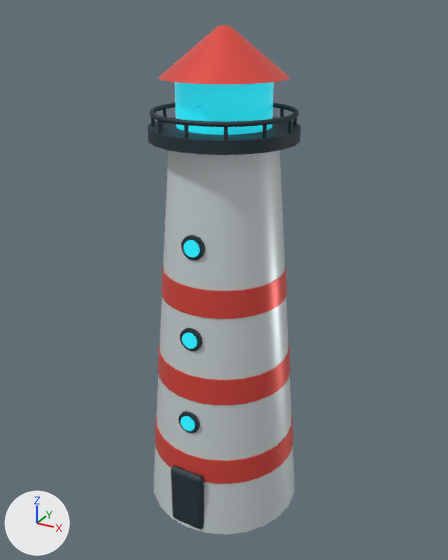
An edit to the glTF model public/models/lighthouse.glb, drawn before and after from the same camera.
Both versions are drawn from a camera (50 mm lens) standing at (4.29, -7.8, 7.87) and looking at (-0.03, 0.04, 3.95). Lighting does not change. The marker at lower left points along +X, +Y and +Z. The first picture is the older version. Where no turn or scale is listed for an object, it has been applied to the vertices.

The older version as bpy lines, for what is in view:
```python
mat_aurora_cyan = principled_material('Aurora Cyan')
mat_aurora_cyan.base_color = (0.02, 0.72, 0.86)  # cyan #27ddef
mat_aurora_cyan.metallic = 0.15
mat_aurora_cyan.roughness = 0.18
mat_aurora_cyan.emission_color = (0.009, 0.36, 0.45)  # cyan #18a2b3
mat_aurora_cyan.emission_strength = 1.0
me_cone_002 = bpy.data.meshes.new('Cone.002')
me_cone_002.from_pydata(...)  # a 24-sided cut cone along z (radius 1.28 at the low end, 0.78 at the high end) spanning x -1.28..1.28, y -1.28..1.28, z -3.1..3.1
me_cone_002.materials.append(mat_ceramic_white)  # white #dde6e7
me_cone_003 = bpy.data.meshes.new('Cone.003')
me_cone_003.from_pydata(...)  # 240 vertices, 464 faces; spans x -1.21..1.21, y -1.21..1.21, z -0.21..6.44
me_cone_003.materials.append(mat_lighthouse_red)  # red #ea5045
me_icosphere_030 = bpy.data.meshes.new('Icosphere.030')
me_icosphere_030.from_pydata(...)  # 210 vertices, 400 faces; spans x -0.68..0.68, y -0.57..1.28, z -4.84..0.41
me_icosphere_030.materials.append(mat_aurora_cyan)  # cyan #27ddef, glowing cyan #18a2b3
ob_beamanchor = bpy.data.objects.new('BeamAnchor', me_icosphere_030)
ob_beamanchor.location = (0.0, -0.6, 6.72)
ob_redband = bpy.data.objects.new('RedBand', me_cone_003)
ob_redband.location = (0.0, 0.0, 1.2)
ob_tower = bpy.data.objects.new('Tower', me_cone_002)
ob_tower.location = (0.0, 0.0, 3.1)
# also in view: 'Door' at (0.0, -0.1, 3.3)
```
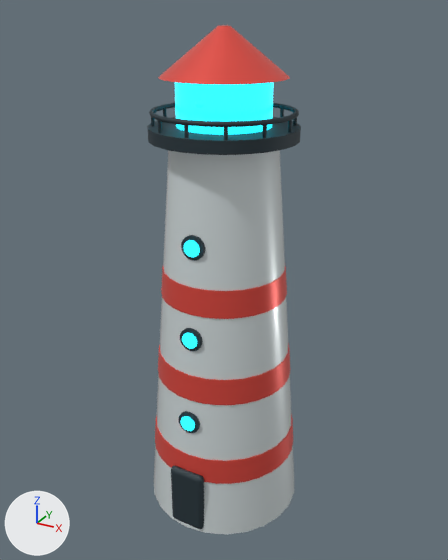
Scene script edits in JSON lines:
```json
{"op": "set", "path": "mat_aurora_cyan.emission_color", "old": "(0.009, 0.36, 0.45)", "new": "(0.02, 0.8, 1.0)", "note": "cyan #18a2b3 -> cyan #27e7ff"}
```

Location of each change, (x1, y1, x2, y2) in pixels of the pictures (448 x 560 px):
```json
{"object": "BeamAnchor", "change": "recoloured", "before": [175, 82, 274, 431], "after": [175, 82, 274, 431]}
```
